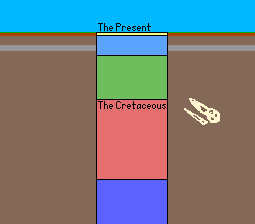
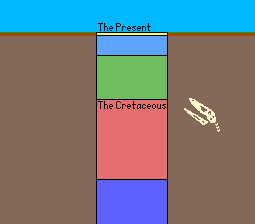
Revision of a layered 255px x 224px image; what changed, layer by layer:
painted on "Paint Layer 1" over [0, 45, 255, 132]
